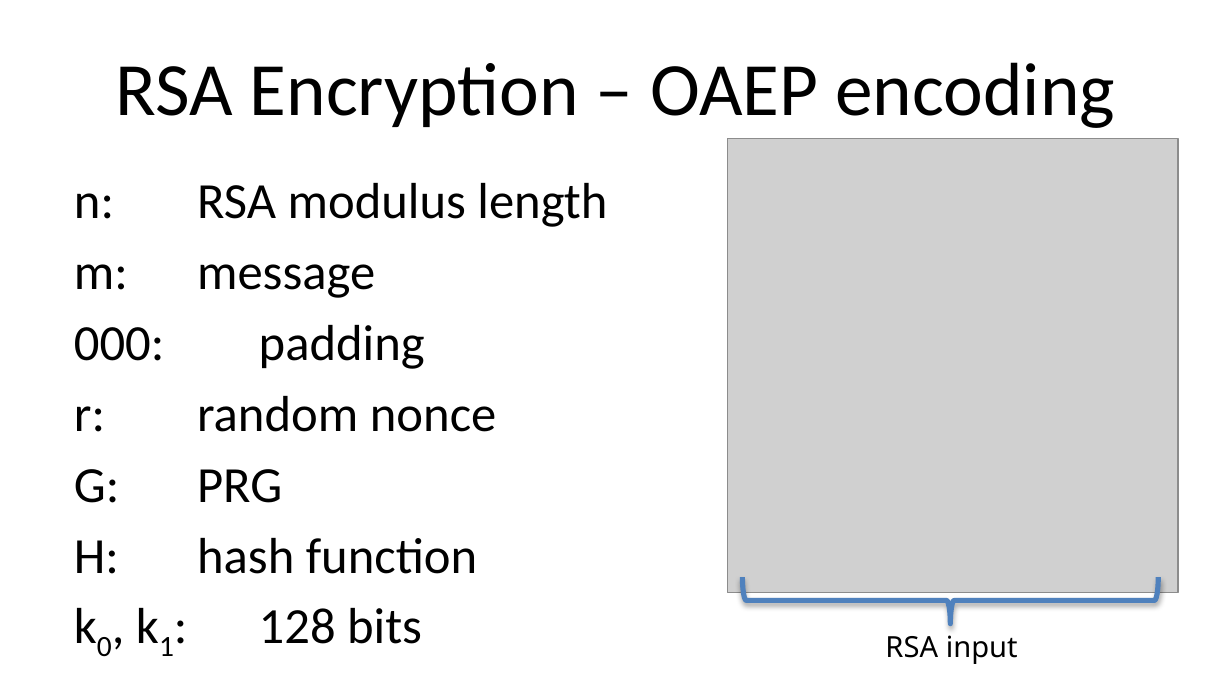
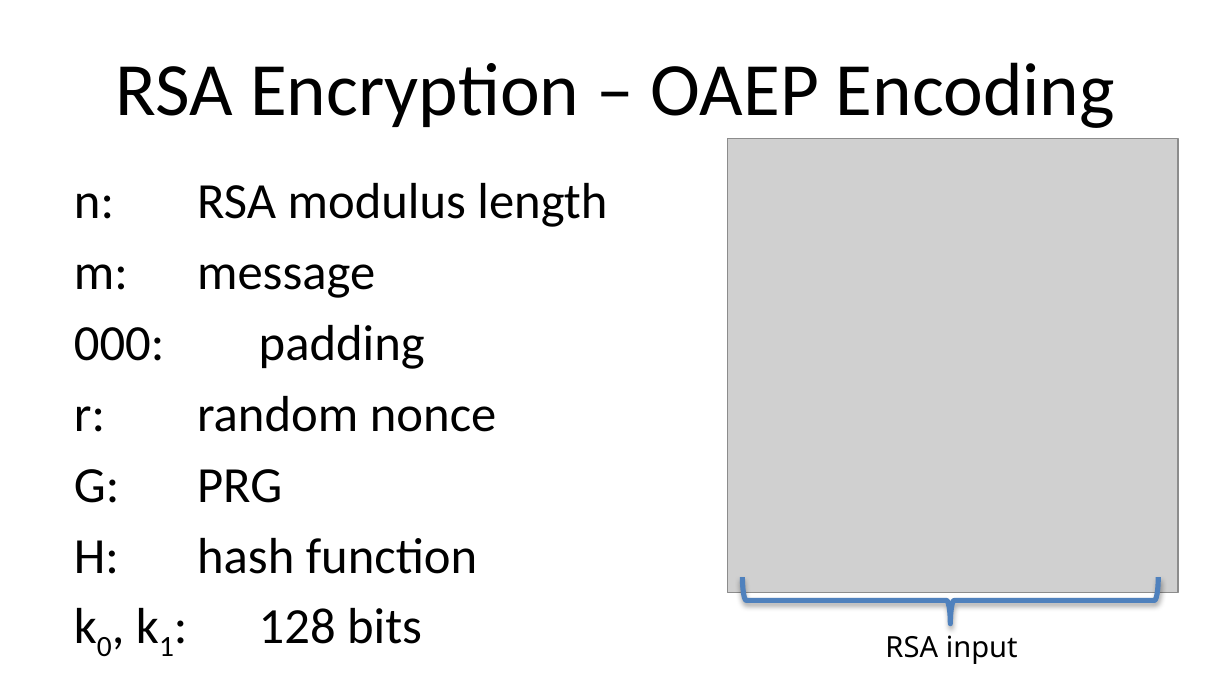
Before and after one commit to noise-lab/security-course, a slide deck: slide 31 of fall2016/lectures/6-PublicKey.pptx (slide 29 before the commit). Drawn at 1232x693 pixels with LibreOffice and Linux fonts; fonts in the diff are those of the drawing; grey boxes stand for pictures. Boxes give left, top, right and bottom in pixels: in the first picture for what was removed or moved away, otherwise in the second. Text is boxed around its words. In the diff, an @@ line names an element or a change of style, - is before the commit and + after.

```diff
--- a/fall2016/lectures/6-PublicKey.pptx
+++ b/fall2016/lectures/6-PublicKey.pptx
@@ title at [116, 62, 1115, 128]: text changed @@
-RSA Encryption – OAEP encoding
+RSA Encryption – OAEP Encoding
```
Also in this commit, not shown: 31 other slides changed, 5 slides added, 4 slides removed, 1 other file.
